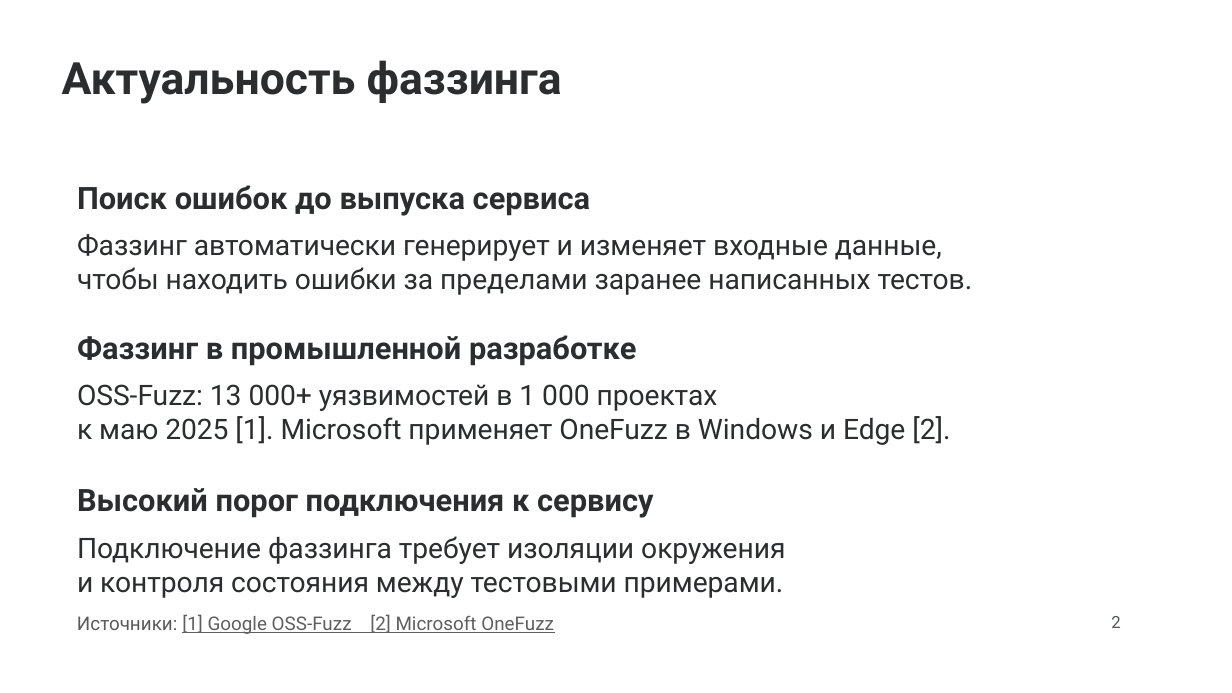
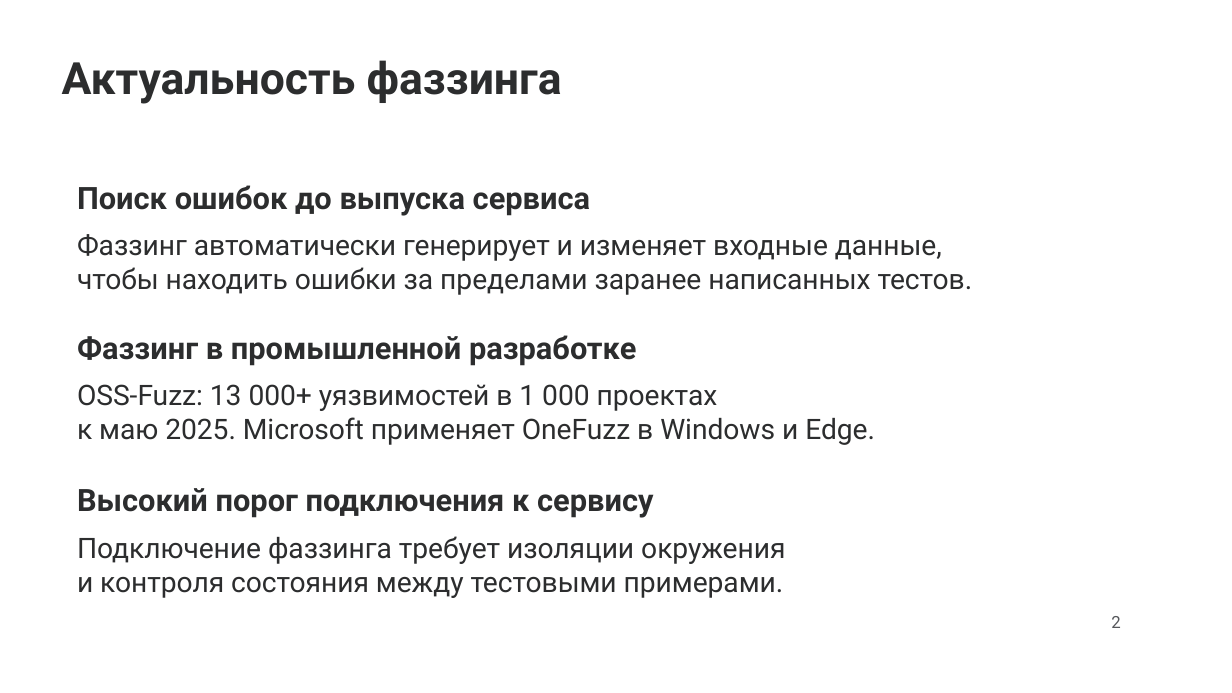
Before and after one commit to Malevrovich/userver-fuzzing, a slide deck: slide 2 of docs/presentation/project.pptx. Drawn at 1232x693 pixels with LibreOffice and Linux fonts; fonts in the diff are those of the drawing; background and template pictures are left out. Boxes give left, top, right and bottom in pixels: in the first picture for what was removed or moved away, otherwise in the second. Text is boxed around its words. In the diff, an @@ line names an element or a change of style, - is before the commit and + after.

```diff
--- a/docs/presentation/project.pptx
+++ b/docs/presentation/project.pptx
@@ text at bbox=[77, 417, 875, 445]: text changed @@
-к маю 2025 [1]. Microsoft применяет OneFuzz в Windows и Edge [2].
+к маю 2025. Microsoft применяет OneFuzz в Windows и Edge.
@@ text removed at bbox=[77, 614, 554, 634] @@
-Источники: [1] Google OSS-Fuzz [2] Microsoft OneFuzz
```
Also in this commit, not shown: 7 other slides changed, 1 other file.
